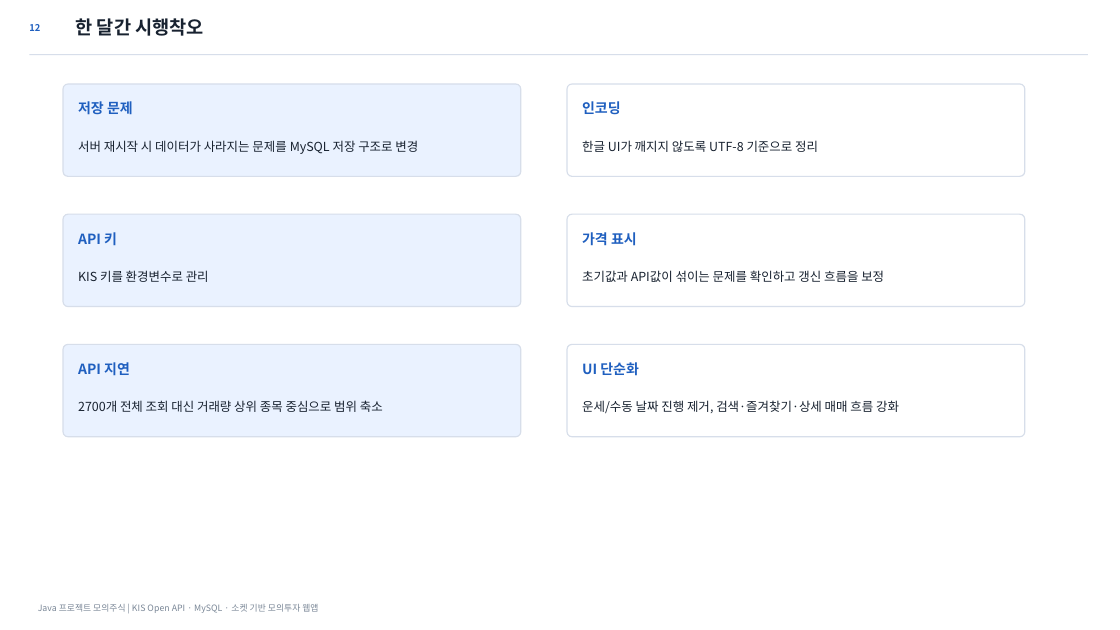
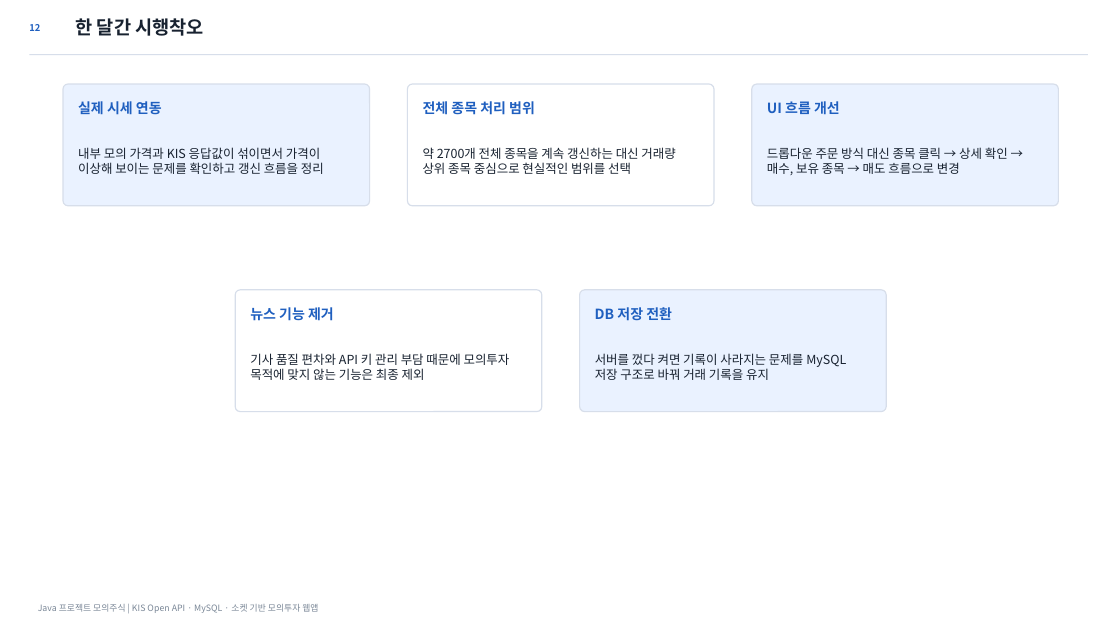
Before and after one commit to osangmin51-spec/javaproject, a slide deck: slide 12 of deliverables/Java_모의주식투자_발표자료.pptx. Drawn at 1120x630 pixels with LibreOffice and Linux fonts; fonts in the diff are those of the drawing. Boxes give left, top, right and bottom in pixels: in the first picture for what was removed or moved away, otherwise in the second. Text is boxed around its words. In the diff, an @@ line names an element or a change of style, - is before the commit and + after.

```diff
--- a/deliverables/Java_모의주식투자_발표자료.pptx
+++ b/deliverables/Java_모의주식투자_발표자료.pptx
@@ rounded rectangle: place and size @@
-rounded rectangle at (63,84,521,176)
+rounded rectangle at (63,84,370,206)
@@ rounded rectangle: place and size @@
-rounded rectangle at (567,84,1025,176)
+rounded rectangle at (408,84,714,206)
@@ rounded rectangle: place and size @@
-rounded rectangle at (63,214,521,307)
+rounded rectangle at (752,84,1059,206)
@@ text at (78,101,162,115): text changed @@
-저장 문제
+실제 시세 연동
@@ text added at (423,101,535,115), 12 pt, text #1F5FBF, bold @@
+전체 종목 처리 범위
@@ text removed at (582,101,621,115) @@
-인코딩
@@ text added at (767,101,840,115), 12 pt, text #1F5FBF, bold @@
+UI 흐름 개선
@@ text at (78,147,324,174): text changed @@
-서버 재시작 시 데이터가 사라지는 문제를 MySQL 저장 구조로 변경
+내부 모의 가격과 KIS 응답값이 섞이면서 가격이 이상해 보이는 문제를 확인하고 갱신 흐름을 정리
@@ text at (423,147,675,174): text changed @@
-한글 UI가 깨지지 않도록 UTF-8 기준으로 정리
+약 2700개 전체 종목을 계속 갱신하는 대신 거래량 상위 종목 중심으로 현실적인 범위를 선택
@@ text added at (767,147,1008,175), 10.7 pt, text #182230 @@
+드롭다운 주문 방식 대신 종목 클릭 → 상세 확인 → 매수, 보유 종목 → 매도 흐름으로 변경
@@ text removed at (78,232,117,246) @@
-API 키
@@ text removed at (582,232,637,246) @@
-가격 표시
@@ text removed at (78,270,209,282) @@
-KIS 키를 환경변수로 관리
@@ rounded rectangle: place and size @@
-rounded rectangle at (567,214,1025,307)
+rounded rectangle at (235,290,542,412)
@@ proportions changed in 5 elements at (63,84,370,206), (408,84,714,206), (752,84,1059,206), (235,290,542,412), (580,290,886,412) @@
@@ rounded rectangle: place and size @@
-rounded rectangle at (63,344,521,437)
+rounded rectangle at (580,290,886,412)
@@ text added at (250,307,334,321), 12 pt, text #1F5FBF, bold @@
+뉴스 기능 제거
@@ text added at (595,307,672,321), 12 pt, text #1F5FBF, bold @@
+DB 저장 전환
@@ text at (250,353,510,380): text changed @@
-초기값과 API값이 섞이는 문제를 확인하고 갱신 흐름을 보정
+기사 품질 편차와 API 키 관리 부담 때문에 모의투자 목적에 맞지 않는 기능은 최종 제외
@@ rounded rectangle removed at (567,344,1025,437) @@
@@ text at (595,353,846,380): text changed @@
-2700개 전체 조회 대신 거래량 상위 종목 중심으로 범위 축소
+서버를 껐다 켜면 기록이 사라지는 문제를 MySQL 저장 구조로 바꿔 거래 기록을 유지
@@ text removed at (78,362,130,376) @@
-API 지연
@@ text removed at (582,362,639,376) @@
-UI 단순화
@@ text removed at (582,400,899,414) @@
-운세/수동 날짜 진행 제거, 검색·즐겨찾기·상세 매매 흐름 강화
```
Also in this commit, not shown: 4 other slides changed, 1 slide added, 12 other files.
